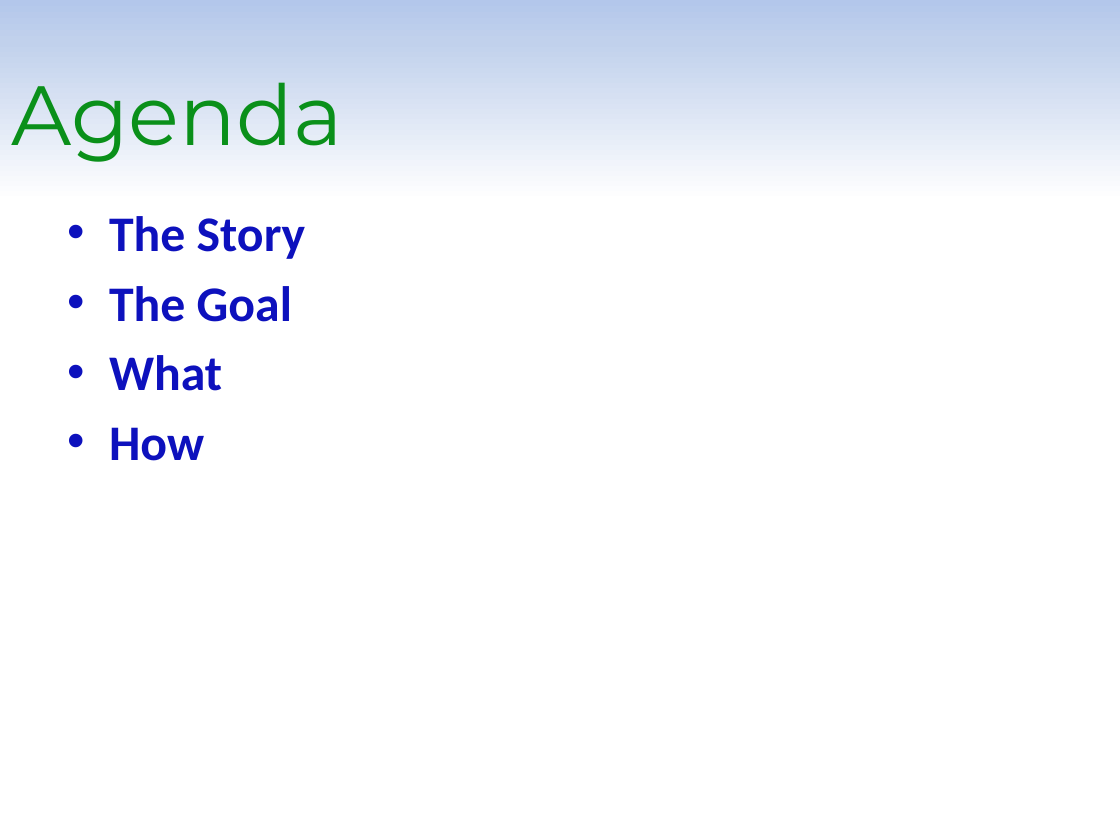
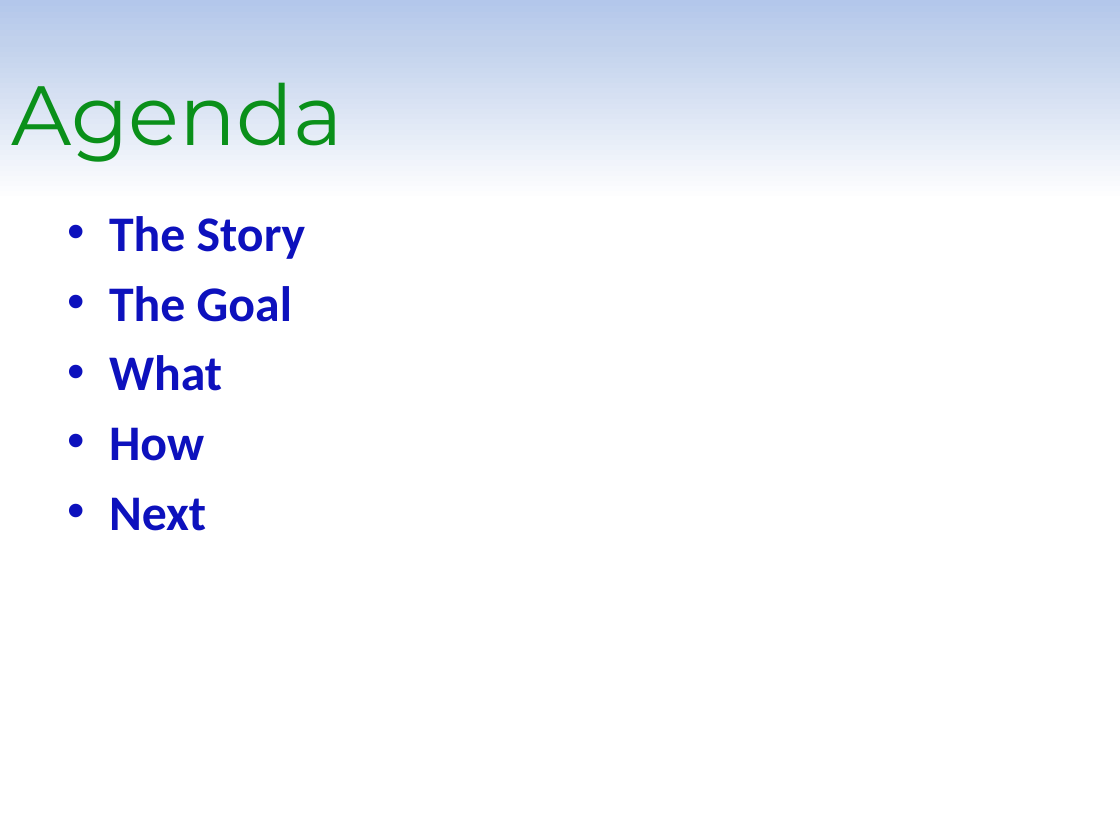
Before and after one commit to Jiangtang/SESUG, a slide deck: slide 7 of 2015/SD103.pptx. Drawn at 1120x840 pixels with LibreOffice and Linux fonts; fonts in the diff are those of the drawing; background and template pictures are left out. Boxes give left, top, right and bottom in pixels: in the first picture for what was removed or moved away, otherwise in the second. Text is boxed around its words. In the diff, an @@ line names an element or a change of style, - is before the commit and + after.

```diff
--- a/2015/SD103.pptx
+++ b/2015/SD103.pptx
@@ text at (x1=109, y1=497, x2=206, y2=531): paragraph added @@
+• Next
```
Also in this commit, not shown: 6 other slides changed, 1 slide added, 1 slide removed.
